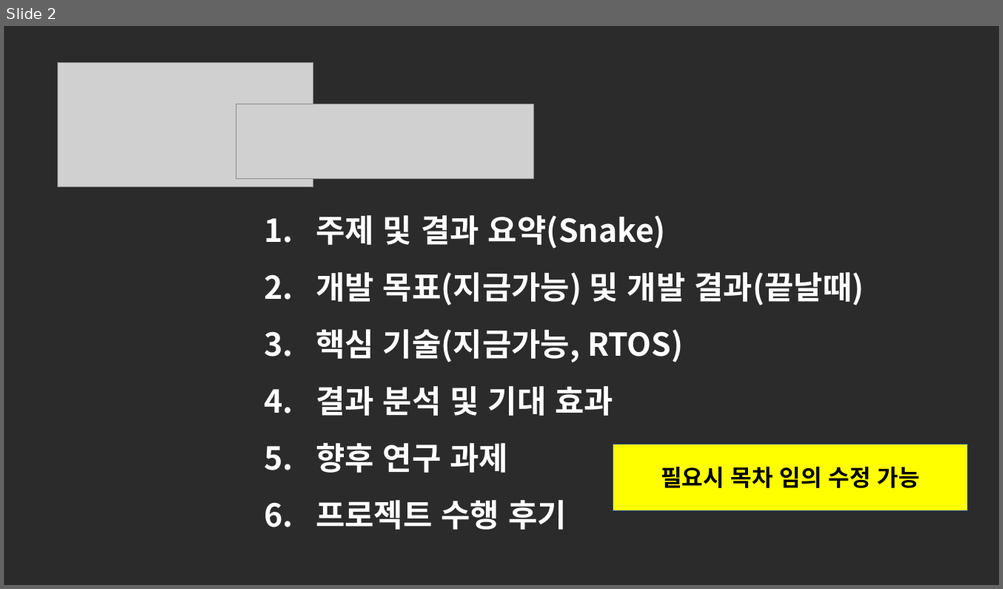
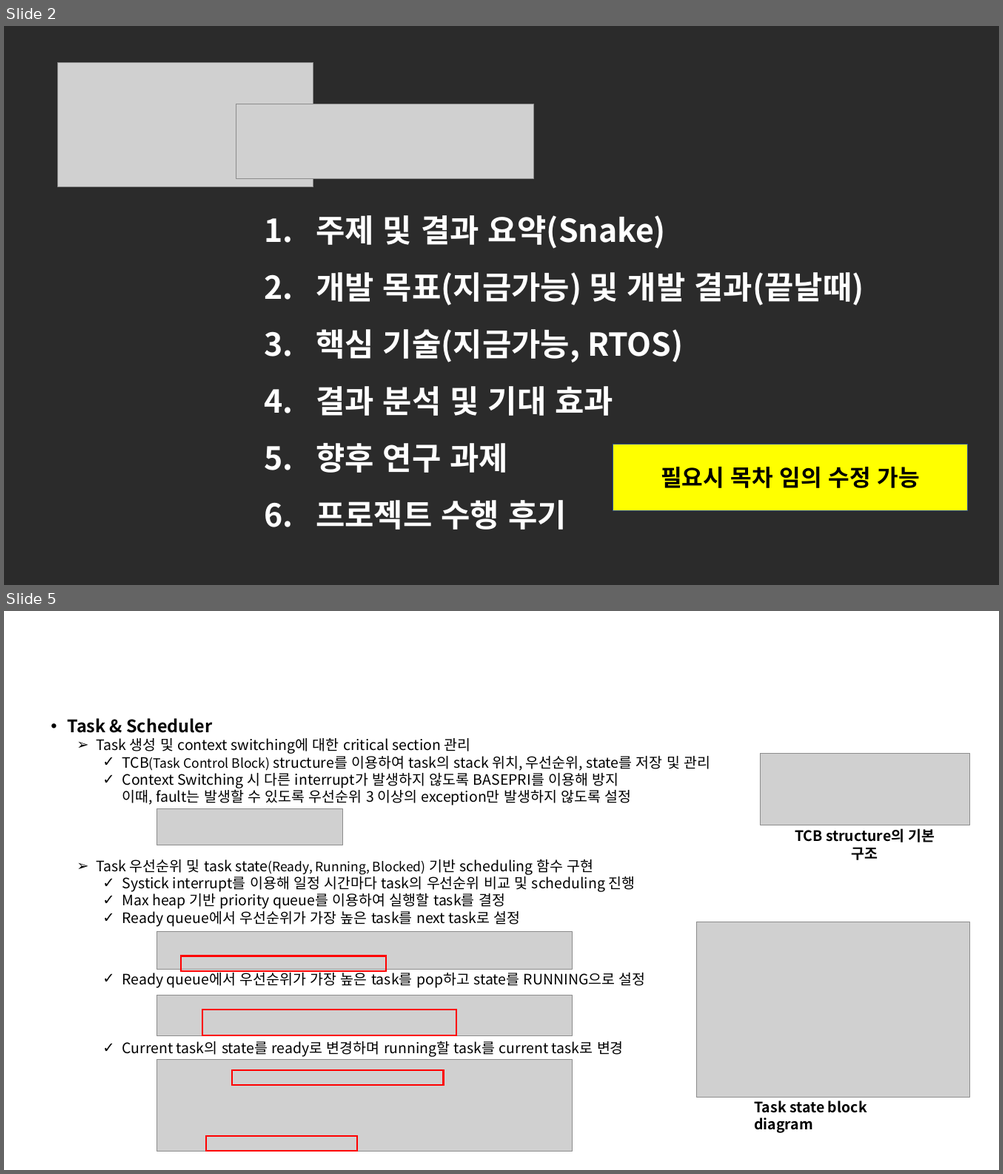
Before and after one commit to plat320/SWBootCamp7, a slide deck: 부트캠프_07기_RTOS_1팀(김정진, 김소연, 심훈, 이성훈)_최종보고서.pptx. Shown one above the other, each under a label of ours: slide 2 before the commit, slides 2 and 5 after it; the slides between them are not shown. The pictures are 1003x589 and 1003x1174 pixels, drawn with LibreOffice and Linux fonts; fonts in the diff are those of the drawing; grey boxes stand for pictures; background and template pictures are left out; a plain dark background stands for a picture behind light text. Boxes give left, top, right and bottom in pixels: in the first picture for what was removed or moved away, otherwise in the second. Text is boxed around its words. In the diff, an @@ line names an element or a change of style, - is before the commit and + after.

```diff
--- a/부트캠프_07기_RTOS_1팀(김정진, 김소연, 심훈, 이성훈)_최종보고서.pptx
+++ b/부트캠프_07기_RTOS_1팀(김정진, 김소연, 심훈, 이성훈)_최종보고서.pptx
@@ slide 5 added at bbox=[4, 611, 999, 1170], background picture (left out) @@
@@ text added at bbox=[67, 718, 711, 1057], 20 pt, text #000000 @@
+• Task & Scheduler
+  ➢ Task 생성 및 context switching에 대한 critical section 관리
+    ✓ TCB(Task Control Block) structure를 이용하여 task의 stack 위치, 우선순위, state를 저장 및 관리
+    ✓ Context Switching 시 다른 interrupt가 발생하지 않도록 BASEPRI를 이용해 방지
+      이때, fault는 발생할 수 있도록 우선순위 3 이상의 exception만 발생하지 않도록 설정
+  ➢ Task 우선순위 및 task state(Ready, Running, Blocked) 기반 scheduling 함수 구현
+    ✓ Systick interrupt를 이용해 일정 시간마다 task의 우선순위 비교 및 scheduling 진행
+    ✓ Max heap 기반 priority queue를 이용하여 실행할 task를 결정
+    ✓ Ready queue에서 우선순위가 가장 높은 task를 next task로 설정
+    ✓ Ready queue에서 우선순위가 가장 높은 task를 pop하고 state를 RUNNING으로 설정
+    ✓ Current task의 state를 ready로 변경하며 running할 task를 current task로 변경
@@ picture added at bbox=[760, 753, 970, 825] @@
@@ picture added at bbox=[156, 809, 342, 845] @@
@@ text added at bbox=[366, 791, 455, 873], 54 pt, text #FFFFFF, bold @@
+3. 핵심 기술
@@ text added at bbox=[794, 829, 935, 860], 20 pt, text #000000, bold @@
+TCB structure의 기본 구조
@@ picture added at bbox=[156, 931, 572, 969] @@
@@ picture added at bbox=[696, 923, 970, 1097] @@
@@ rectangle added at bbox=[181, 956, 387, 971], outline #FF0000 2.25 pt @@
@@ picture added at bbox=[156, 996, 572, 1036] @@
@@ rectangle added at bbox=[202, 1011, 456, 1037], outline #FF0000 2.25 pt @@
@@ picture added at bbox=[156, 1060, 572, 1152] @@
@@ rectangle added at bbox=[232, 1071, 444, 1085], outline #FF0000 2.25 pt @@
@@ text added at bbox=[754, 1101, 867, 1133], 20 pt, text #000000, bold @@
+Task state block diagram
@@ rectangle added at bbox=[206, 1136, 357, 1151], outline #FF0000 2.25 pt @@
```
Also in this commit, not shown: 5 slides changed, 4 other slides added, 2 slides removed.
